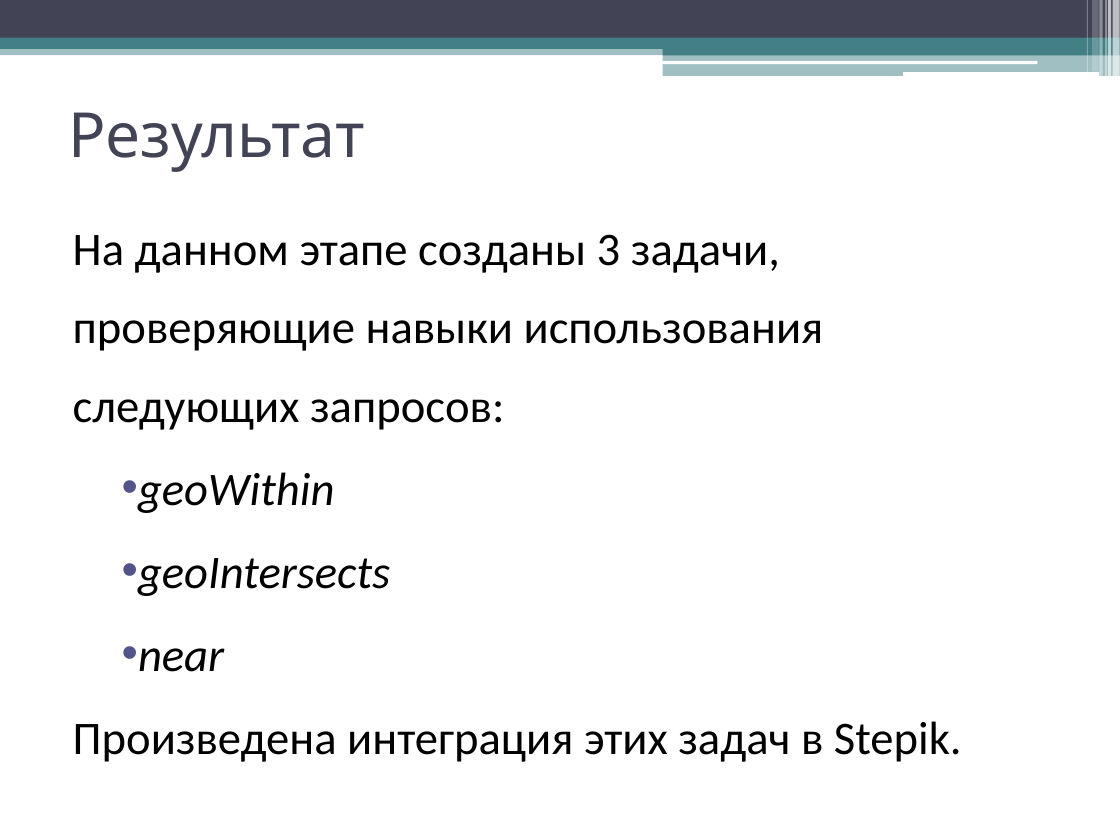
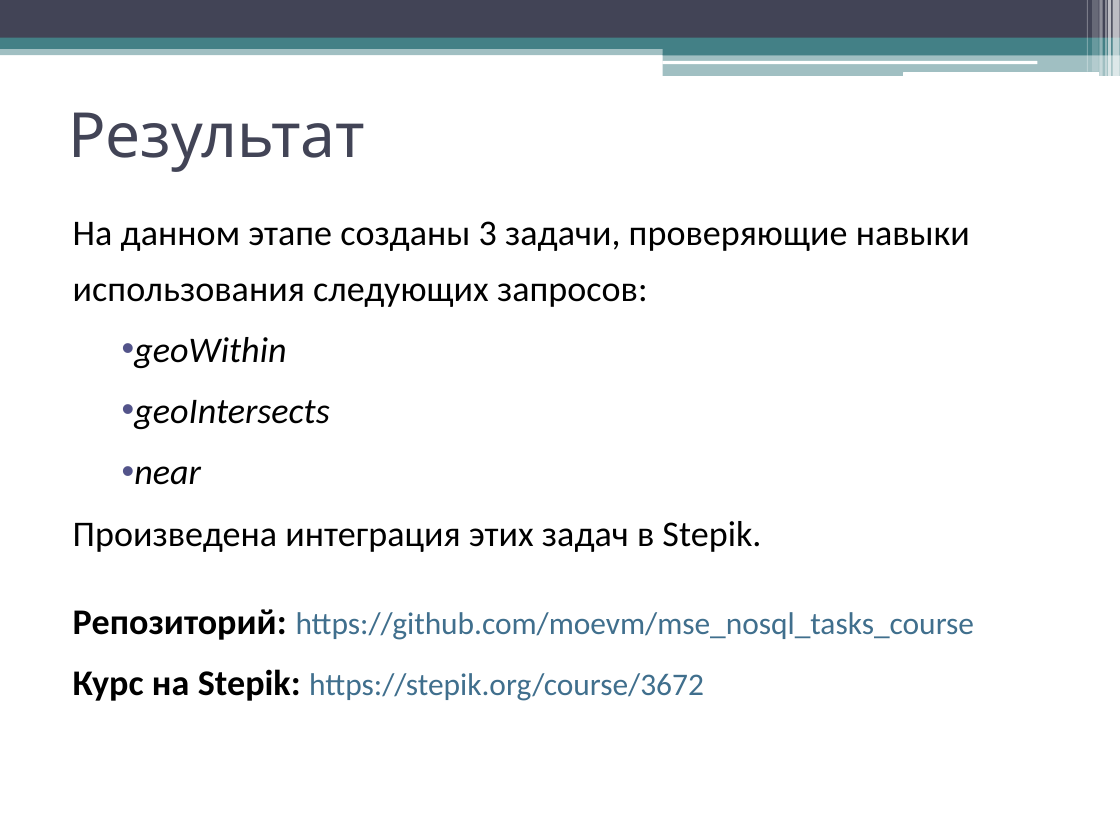
Before and after one commit to moevm/mse_nosql_tasks_course, a slide deck: slide 4 of docs/First_stage_presentation.pptx. Drawn at 1120x840 pixels with LibreOffice and Linux fonts; fonts in the diff are those of the drawing. Boxes give left, top, right and bottom in pixels: in the first picture for what was removed or moved away, otherwise in the second. Text is boxed around its words. In the diff, an @@ line names an element or a change of style, - is before the commit and + after.

```diff
--- a/docs/First_stage_presentation.pptx
+++ b/docs/First_stage_presentation.pptx
@@ text at box(73, 221, 970, 552): size 30 to 23.2 pt in "На данном этапе созданы 3 задачи, проверяющие ...", "geoWithin", "geoIntersects", "near" and 1 more places; line spacing 1.4 to 1.3 @@
@@ text at box(73, 609, 975, 701): paragraphs added @@
+  Репозиторий: https://github.com/moevm/mse_nosql_tasks_course
+  Курс на Stepik: https://stepik.org/course/3672
```
Also in this commit, not shown: 1 other slide changed, 1 other file.
